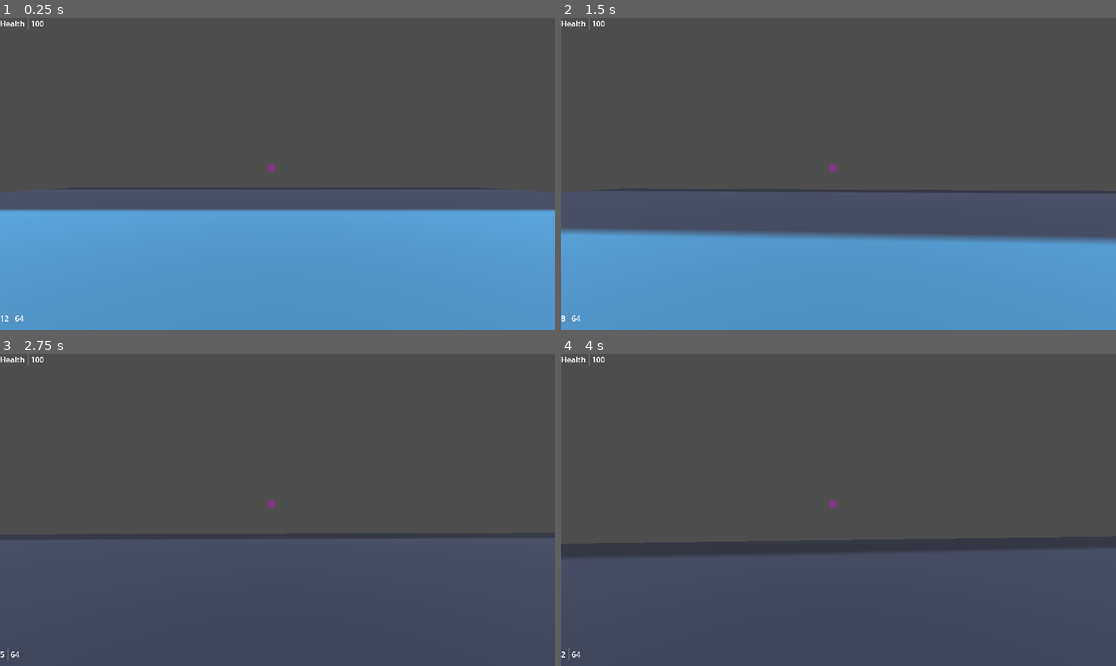
Above: before the commit, frames 1-4 (two rows, left to right).
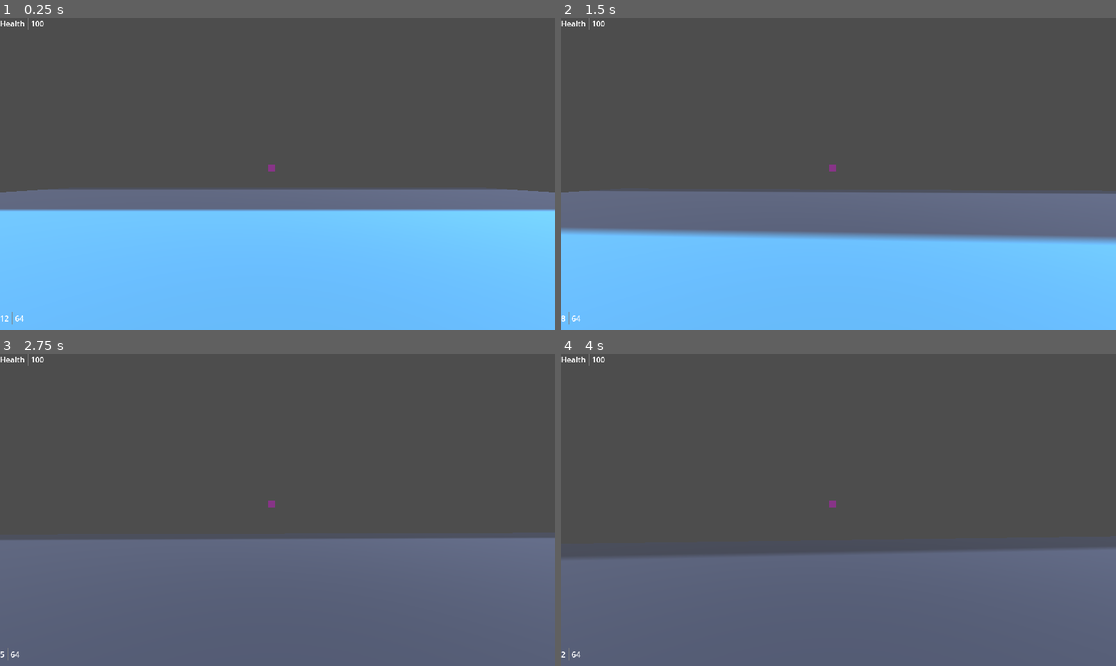
Above: after the commit, the same moments.

Repository: mabanana/FPS-Project-A
Game: Godot game, scene res://test_scene.tscn
Same seed, same stepped clock (60 frames per second), same inputs: the game is played once before the commit and once after it. The engine's default icon, where the game draws it, is replaced by a stand-in: a white triangle on a blue panel in a dark square.
Inputs (mouse positions are in pixels of both pictures, inside the frame that each line leads up to):
- Up to frame 1 (0.25 s): no input
- Up to frame 2 (1.5 s): tap Enter (ui_accept) at 0.5, 0.77 s; move the mouse to (866, 174) at 0.52 s; press the mouse at (866, 174) at 0.53 s; hold Up (ui_up) from 0.53 s (still down); move the mouse to (810, 174) at 1.27 s; release the mouse at (810, 174) at 1.28 s; click (810, 174) at 1.35 s
- Up to frame 3 (2.75 s): keep holding Up (ui_up); tap Enter (ui_accept) at 1.52 s; move the mouse to (288, 503) at 2.02 s; press the mouse at (288, 503) at 2.03 s
- Up to frame 4 (4 s): keep holding Up (ui_up); move the mouse to (832, 516) at 2.77 s; release the mouse at (832, 516) at 2.78 s; click (832, 516) at 2.85 s; tap Enter (ui_accept) at 3.02, 3.77 s; move the mouse to (877, 513) at 3.52 s; press the mouse at (877, 513) at 3.53 s

The runs differ from the first frame. In frame 1, 45% of the frame differs, in the area x 0-100%, y 54-100%; in frame 2, 44%; in frame 3, 41%; in frame 4, 37%.

Commit message:
Update Lighting

Diff:
--- a/test_scene.tscn
+++ b/test_scene.tscn
@@ -32,7 +32,10 @@
 [node name="UI" parent="." instance=ExtResource("1_j5fux")]
 
 [node name="DirectionalLight3D" type="DirectionalLight3D" parent="."]
-transform = Transform3D(1, 0, 0, 0, -4.37114e-08, 1, 0, -1, -4.37114e-08, 0, 10, 0)
+transform = Transform3D(1, 0, 0, 0, -0.419452, 0.907777, 0, -0.907777, -0.419452, 0, 10, 0)
+
+[node name="DirectionalLight3D2" type="DirectionalLight3D" parent="."]
+transform = Transform3D(0.173648, 0.852869, -0.492404, 0, 0.5, 0.866025, 0.984808, -0.150384, 0.0868241, 0, 15, 0)
 
 [node name="Ground" type="StaticBody3D" parent="."]
 transform = Transform3D(1, 0, 0, 0, 1, 0, 0, 0, 1, 0, -1, 0)
